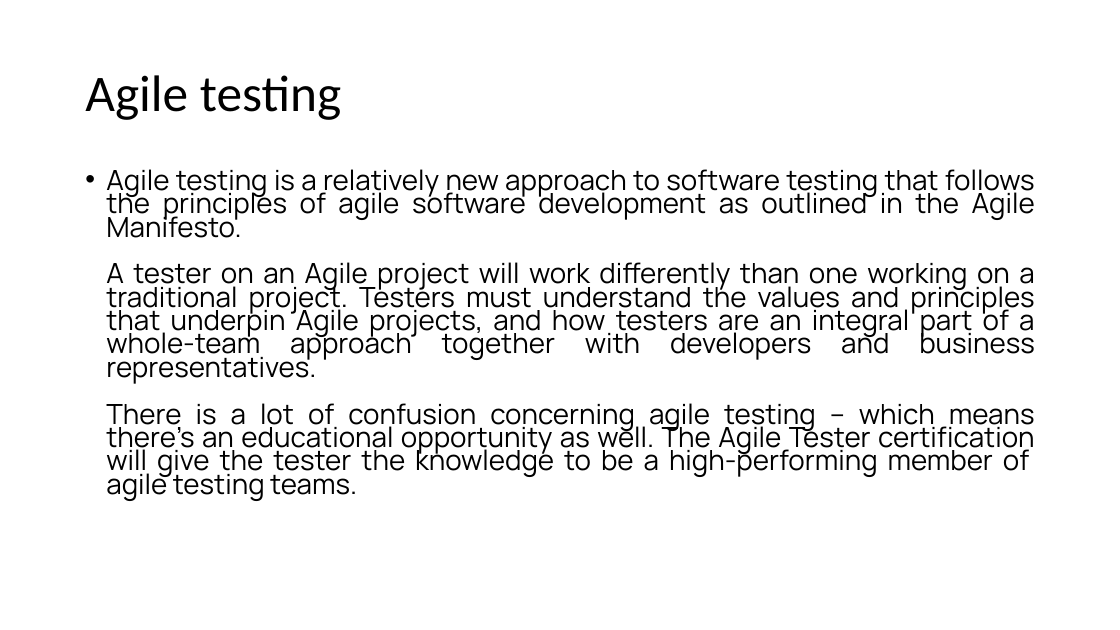
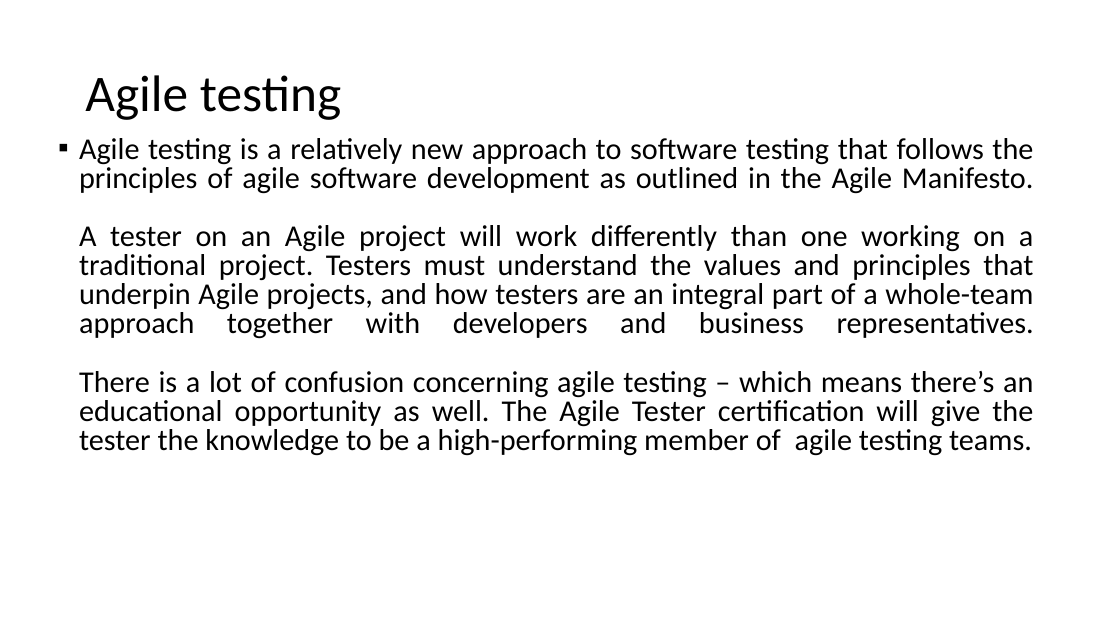
Before and after one commit to aiswaryas97/softwareTestingPresentation, a slide deck: slide 2 of AutomationTesting/AutomationTesting.pptx. Drawn at 1120x630 pixels with LibreOffice and Linux fonts; fonts in the diff are those of the drawing. Boxes give left, top, right and bottom in pixels: in the first picture for what was removed or moved away, otherwise in the second. Text is boxed around its words. In the diff, an @@ line names an element or a change of style, - is before the commit and + after.

```diff
--- a/AutomationTesting/AutomationTesting.pptx
+++ b/AutomationTesting/AutomationTesting.pptx
@@ text "Agile testing is a relatively ...": place and size @@
-text "Agile testing is a relatively ..." at [106, 169, 1035, 501]
+text "Agile testing is a relatively ..." at [79, 138, 1034, 456]
@@ text "Agile testing is a relatively ..." at [79, 138, 1034, 456]: size 23.8 to 25.9 pt, font Manrope to Calibri; bullet • to ▪; line spacing 0.7 to 0.8 @@
```
Also in this commit, not shown: 1 other file.
